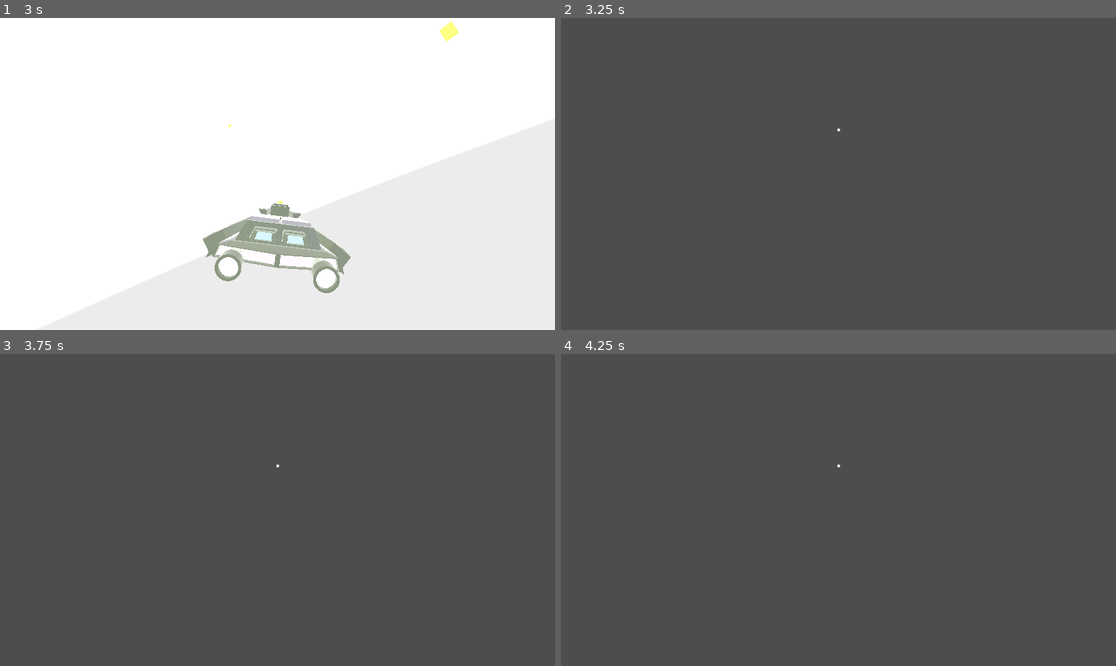
Above: before the commit, frames 1-4 (two rows, left to right).
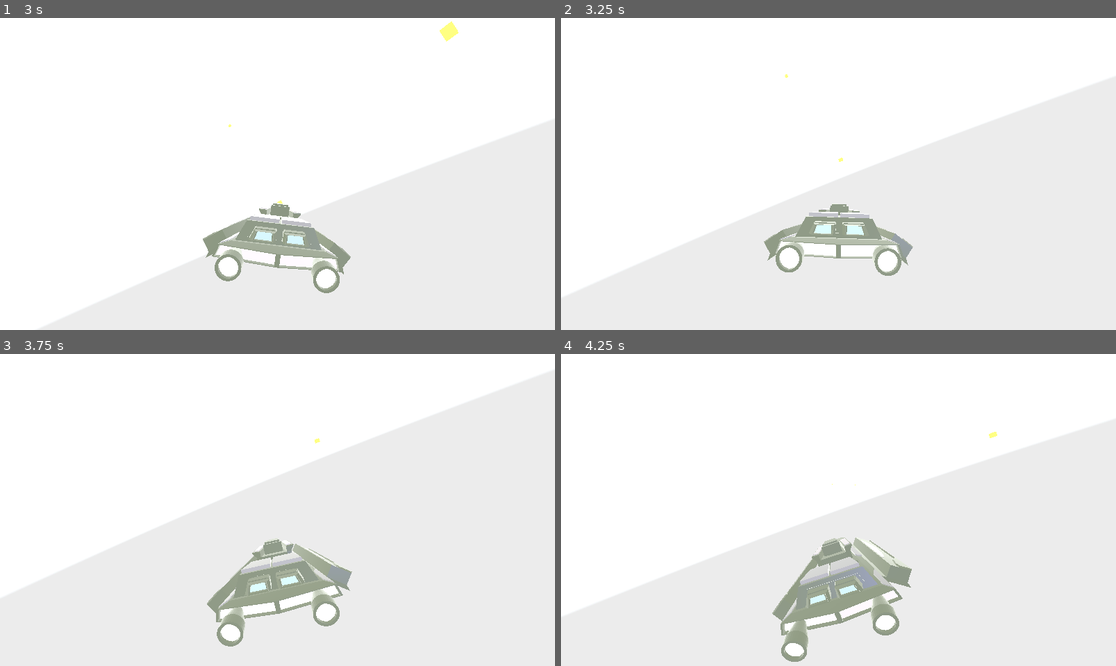
Above: after the commit, the same moments.

Repository: fixitman/g-multi
Game: Godot game, scene res://scenes/3d.tscn
The game is run twice, just before and just after one commit, with the same random seed, the same clock (stepped at 60 frames per second) and the same inputs. The engine's default icon, where the game draws it, is replaced by a stand-in: a white triangle on a blue panel in a dark square. A sky picture missing from this copy of the repository is replaced by a grey-blue gradient.
Inputs (mouse positions are in pixels of both pictures, inside the frame that each line leads up to):
- Up to frame 1 (3 s): tap Enter (ui_accept) at 0.5, 0.77, 1.52 s; move the mouse to (399, 158) at 0.52 s; hold Right (right) 0.53-1.28 s; hold Ctrl (micro) 0.53-1.28 s; click (399, 158) at 0.67 s; move the mouse to (166, 189) at 1.27 s; hold Down (down) 1.28-2.03 s; tap Space (shoot) at 1.35 s; move the mouse to (333, 105) at 2.02 s; hold Right (right) 2.03-2.78 s; hold Tab (turbo) 2.03-2.78 s; move the mouse to (249, 236) at 2.77 s; hold Up (up) from 2.78 s (still down); tap Ctrl (micro) at 2.85 s; click (249, 236) at 2.92 s
- Up to frame 2 (3.25 s): keep holding Up (up); tap Enter (ui_accept) at 3.02 s
- Up to frame 3 (3.75 s): move the mouse to (444, 556) at 3.52 s; release Up (up) at 3.53 s; hold Left (left) from 3.53 s (still down); hold Space (shoot) from 3.53 s (still down)
- Up to frame 4 (4.25 s): keep holding Left (left); keep holding Space (shoot); tap Enter (ui_accept) at 3.77 s

Frame 1 is identical in both runs. In frame 2, 100% of the frame differs, in the area x 0-100%, y 0-100%; in frame 3, 100%; in frame 4, 100%.

Commit message:
removed range finder from ship

Diff:
--- a/scenes/3d.tscn
+++ b/scenes/3d.tscn
@@ -1,10 +1,9 @@
-[gd_scene load_steps=9 format=3 uid="uid://dwwli35jc271j"]
+[gd_scene load_steps=8 format=3 uid="uid://dwwli35jc271j"]
 
 [ext_resource type="Script" uid="uid://78assgvhgbky" path="res://scripts/3d.gd" id="1_yhftu"]
 [ext_resource type="Texture2D" uid="uid://dihtll7hm60fm" path="res://assets/panorama_image.png" id="2_yhftu"]
 [ext_resource type="PackedScene" uid="uid://dq41chvo0vfme" path="res://scenes/ship.tscn" id="3_ix6ec"]
 [ext_resource type="PackedScene" uid="uid://d23wigjk32nb3" path="res://scenes/hud.tscn" id="4_yhftu"]
-[ext_resource type="Script" uid="uid://dabm8u601djih" path="res://scripts/range_finder.gd" id="5_kyai6"]
 
 [sub_resource type="PanoramaSkyMaterial" id="PanoramaSkyMaterial_kyai6"]
 panorama = ExtResource("2_yhftu")
@@ -40,7 +39,4 @@
 unique_name_in_owner = true
 transform = Transform3D(1, 0, 0, 0, 1, 0, 0, 0, 1, 0, 0, 0)
 
-[node name="Range_Finder" type="Node3D" parent="ship"]
-script = ExtResource("5_kyai6")
-
 [node name="hud" parent="." instance=ExtResource("4_yhftu")]
